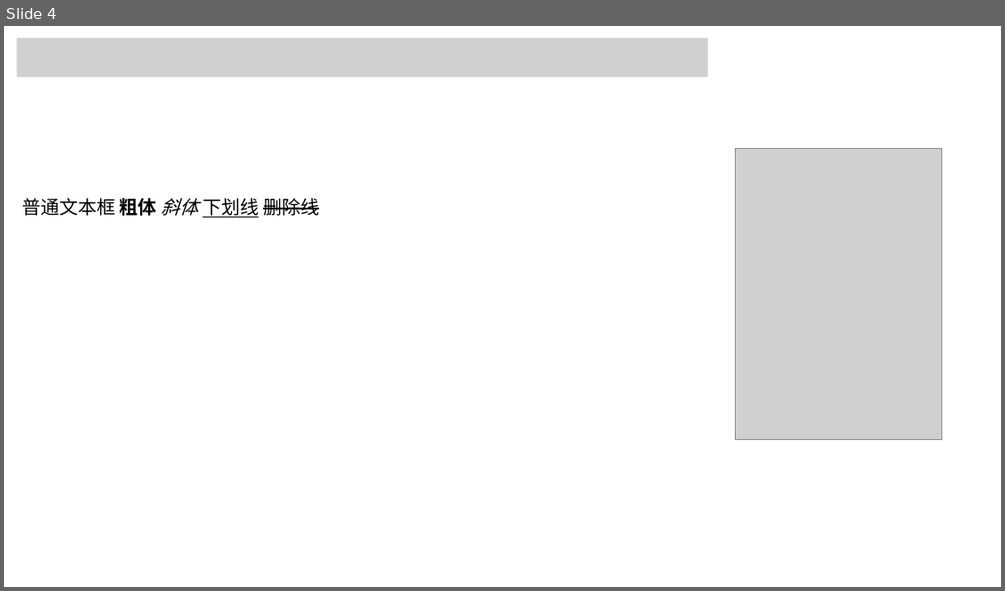
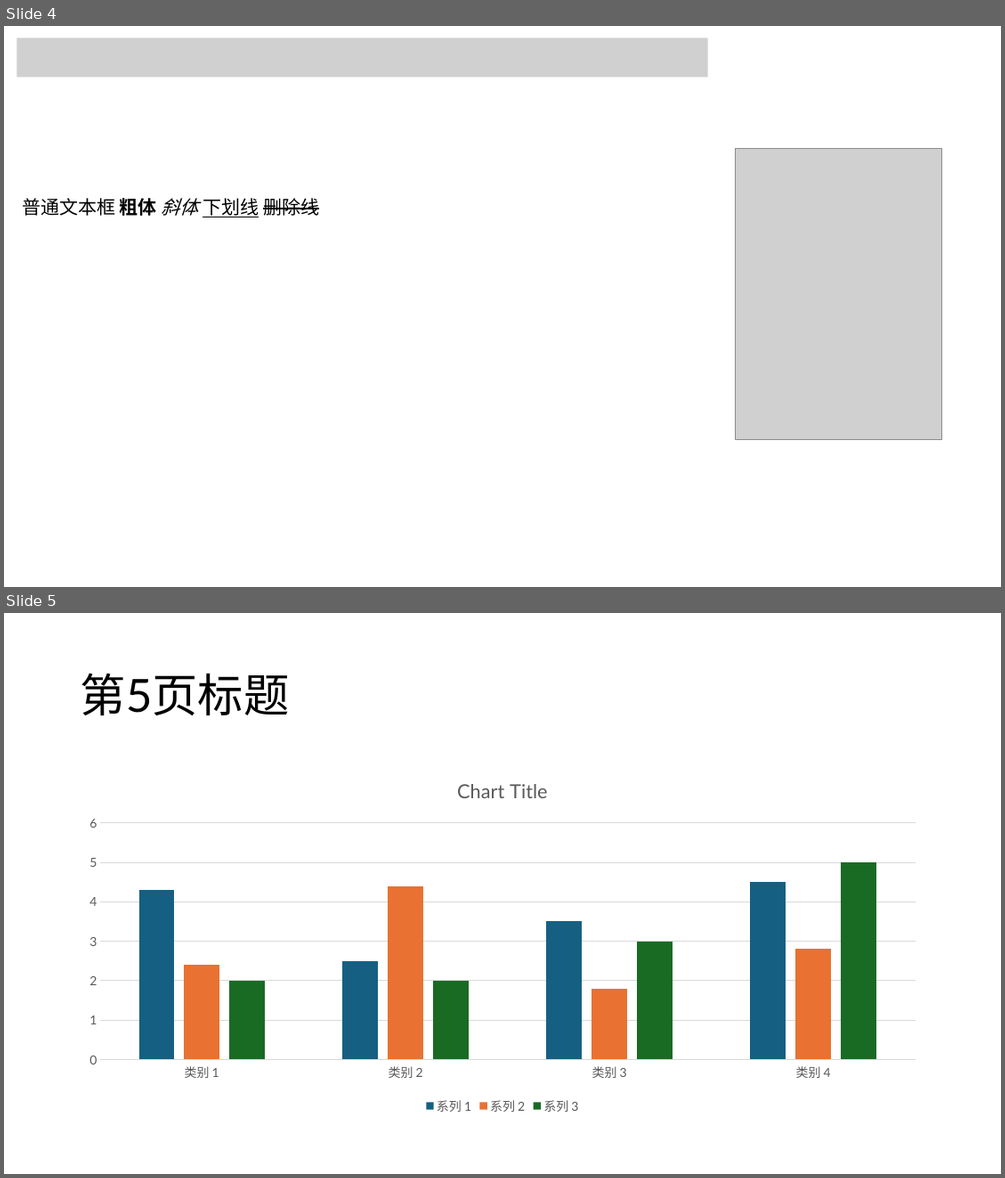
Before and after one commit to ttanyan/DocMindLens, a slide deck: demo/office_docs/pptx_01.pptx. Shown one above the other, each under a label of ours: slide 4 before the commit, slides 4 and 5 after it. The pictures are 1005x591 and 1005x1178 pixels, drawn with LibreOffice and Linux fonts; fonts in the diff are those of the drawing; grey boxes stand for pictures. Boxes give left, top, right and bottom in pixels: in the first picture for what was removed or moved away, otherwise in the second. Text is boxed around its words. In the diff, an @@ line names an element or a change of style, - is before the commit and + after.

```diff
--- a/demo/office_docs/pptx_01.pptx
+++ b/demo/office_docs/pptx_01.pptx
@@ slide 5 added at bbox=[4, 613, 1001, 1174], background #FFFFFF @@
@@ title added at bbox=[80, 673, 289, 715], 44 pt, text #000000 @@
+第5页标题
@@ column chart added at bbox=[73, 763, 933, 1119] @@
+categories: 类别 1, 类别 2, 类别 3, 类别 4
+系列 1: 4.3, 2.5, 3.5, 4.5
+系列 2: 2.4, 4.4, 1.8, 2.8
+系列 3: 2, 2, 3, 5
```
Also in this commit, not shown: 3 other files.
